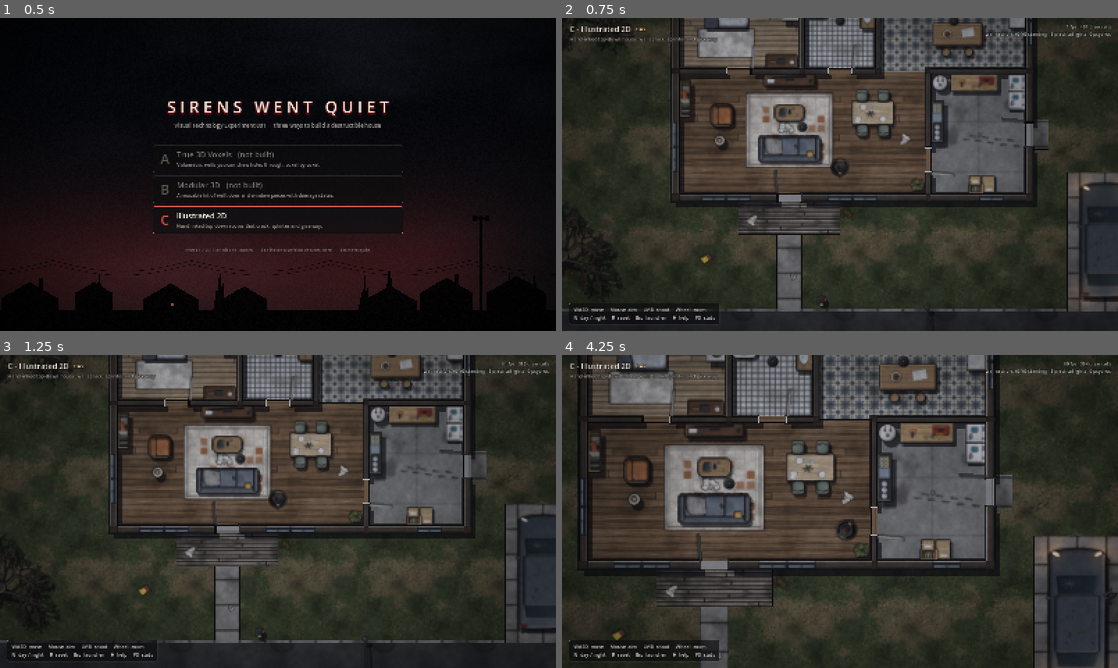
Above: before the commit, frames 1-4 (two rows, left to right).
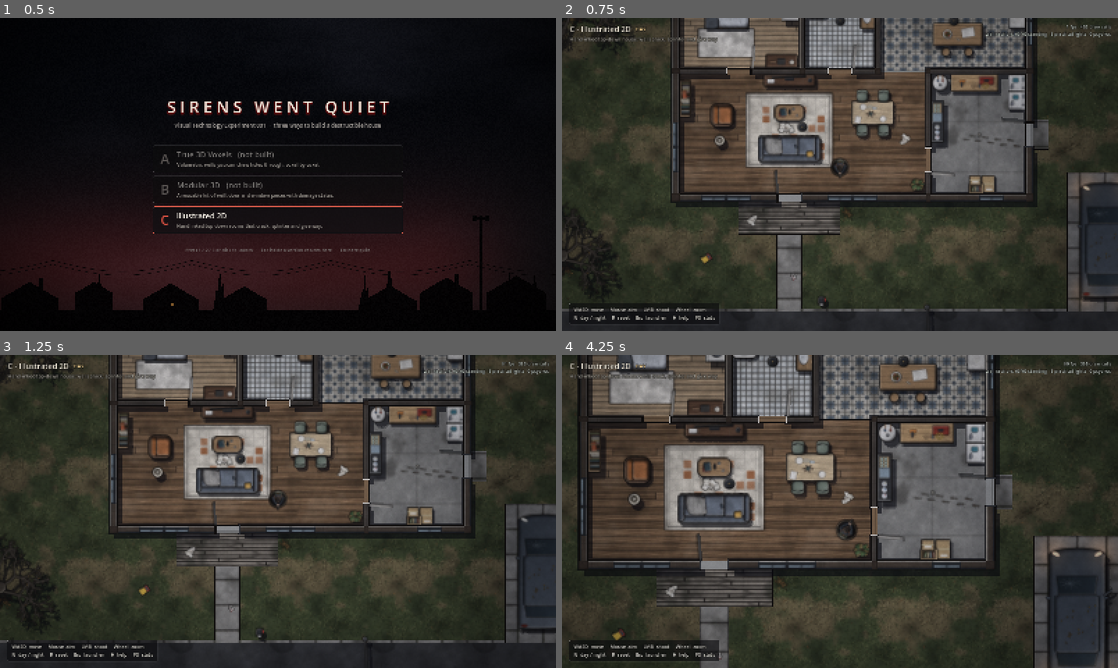
Above: after the commit, the same moments.

Repository: crosenlund79/SirensWentQuiet
Game: Godot game, scene res://src/launcher/launcher.tscn
The game is run twice, just before and just after one commit, with the same random seed, the same clock (stepped at 60 frames per second) and the same inputs.
Inputs (mouse positions are in pixels of both pictures, inside the frame that each line leads up to):
- Up to frame 1 (0.5 s): no input
- Up to frame 2 (0.75 s): click (840, 221) at 0.5 s
- Up to frame 3 (1.25 s): no input
- Up to frame 4 (4.25 s): tap Enter at 1.25 s; move the mouse to (962, 495) at 1.27 s; press the mouse at (962, 495) at 1.28 s; hold D (move_right) 1.28-2.03 s; move the mouse to (728, 527) at 2.02 s; release the mouse at (728, 527) at 2.03 s; hold Escape (back_to_launcher) 2.03-2.75 s; tap N (toggle_day_night) at 2.1 s; click (840, 558) at 2.75 s; move the mouse to (895, 442) at 3.52 s; hold D (move_right) from 3.53 s (still down); hold Mouse wheel up (zoom_in) from 3.53 s (still down)

Frame 1 is identical in both runs. In frame 2, 0.1% of the frame differs, in the area x 25-95%, y 0-12%; in frame 3, 0.1%; in frame 4, 0.5%, in the area x 9-95%, y 0-64%.
Error in both runs: Cannot call method 'set_input_as_handled' on a null value. (res://src/common/demo_hud.gd:105)

Commit message:
Version C: module tests, night readability, clouds, moonlight, collapse scenario
Co-Authored-By: Claude Opus 5.5 <noreply@anthropic.com>
Claude-Session: https://claude.ai/code/session_01HoR6KDjNnKeBhyJgYyUCwz

Diff:
--- a/src/illustrated/fx.gd
+++ b/src/illustrated/fx.gd
@@ -87,7 +87,7 @@
 func impact(pos: Vector2, normal: Vector2, material: String) -> void:
 	match material:
 		"cladding", "wood":
-			_particles(pos, normal, 10, 0.45, Color(0.72, 0.56, 0.36), "splinter", 90.0, 260.0, 0.8, 1.3).spread = 55.0
+			_particles(pos, normal, 14, 0.45, Color(0.72, 0.56, 0.36), "splinter", 90.0, 280.0, 0.35, 0.7).spread = 55.0
 			_particles(pos, normal, 6, 0.7, Color(0.6, 0.55, 0.48, 0.5), "dot", 30.0, 90.0, 0.6, 1.8).spread = 50.0
 			_scatter(pos, normal, 4, [Color(0.74, 0.58, 0.38), Color(0.2, 0.2, 0.22)])
 		"plaster":
@@ -144,7 +144,7 @@
 	dust.spread = 180.0
 	dust.rotation = section.rotation
 	for side in [-1.0, 1.0]:
-		var pl := _particles(c, across * side, 8, 0.7, Color(0.62, 0.48, 0.32), "splinter", 120.0, 300.0, 1.6, 2.6)
+		var pl := _particles(c, across * side, 10, 0.7, Color(0.62, 0.48, 0.32), "splinter", 120.0, 320.0, 0.9, 2.0)
 		pl.spread = 70.0
 	shake.emit(5.0)
 
@@ -246,7 +246,7 @@
 
 	func _draw() -> void:
 		var k := 1.0 - clampf(_t / DUR, 0.0, 1.0)
-		var head := a.lerp(b, clampf(_t / DUR * 3.0, 0.0, 1.0) * 0.0 + 1.0)
+		var head := b
 		var tail := a.lerp(b, clampf(_t / DUR, 0.0, 1.0) * 0.85)
 		draw_line(tail, head, Color(1.0, 0.7, 0.35, 0.35 * k), 5.0)
 		draw_line(tail, head, Color(1.0, 0.93, 0.75, 0.9 * k), 1.6)
--- a/src/illustrated/ill_art.gd
+++ b/src/illustrated/ill_art.gd
@@ -21,6 +21,24 @@
 const Z_ACTORS := -10
 const Z_FX := 0
 const Z_OVERHEAD := 10
+
+## Every logical art name Version C loads ("illustrated/<name>"), grouped as in
+## docs/experiment-001/illustrated.md. Tests check that each one resolves.
+const MANIFEST := {
+	"floors": ["floor_wood", "floor_wood_light", "floor_tile", "floor_kitchen_tile", "floor_concrete", "floor_subfloor",
+		"floor_deck", "ground_grass", "ground_concrete", "ground_asphalt"],
+	"walls": ["wall_ext", "wall_ext_cracked", "wall_ext_broken", "wall_int", "wall_int_cracked", "wall_int_broken",
+		"window", "window_cracked", "window_shattered", "window_broken", "wall_post", "door_leaf", "fence"],
+	"furniture": ["sofa", "armchair", "coffee_table", "tv_stand", "floor_lamp", "bookshelf", "dining_table", "chair", "plant",
+		"rug_living", "rug_bed", "bath_mat", "counter", "sink_counter", "stove", "fridge", "island", "stool", "bed",
+		"nightstand", "wardrobe", "dresser", "bathtub", "toilet", "vanity", "water_heater", "workbench", "washer",
+		"shelves", "boxes"],
+	"props": ["car", "dead_tree", "trash_bin", "mailbox", "streetlight"],
+	"details": ["papers", "shoe", "toy", "mud_trail", "leaves", "ceiling_light", "bulb", "table_lamp"],
+	"debris": ["debris_planks", "debris_plaster", "debris_glass"],
+	"characters": ["player", "psycho_a", "psycho_b", "psycho_a_dead", "psycho_b_dead"],
+	"lights": ["light_soft", "light_cone"],
+}
 
 static var _unshaded: CanvasItemMaterial
 static var _additive: CanvasItemMaterial
--- a/src/illustrated/illustrated_demo.gd
+++ b/src/illustrated/illustrated_demo.gd
@@ -4,7 +4,7 @@
 ## Scene root: builds the world from HousePlan, wires the player, enemies,
 ## gunfire, camera, day/night and the shared HUD, and implements the smoke-test
 ## debug API (plan meters). Extra user args for screenshots:
-##   --scenario=overview|damage|breach|enemies|shooting
+##   --scenario=overview|damage|breach|enemies|shooting|collapse
 ##   --slowmo-at=SECONDS   fire one shot then slow time to 3 % (catches the flash)
 
 const Art := preload("res://src/illustrated/ill_art.gd")
@@ -374,9 +374,18 @@
 			_place_enemy(Vector2(2.4, 10.6), -0.9, true)
 			_place_enemy(Vector2(8.2, 10.4), -PI * 0.6, true)
 			_place_enemy(Vector2(9.0, 5.4), PI * 0.9, true)
-			var d = _place_enemy(Vector2(5.4, 4.95), 0.0, true)
-			d.die(Vector2(0.3, -1.0).normalized())
+			var d = _place_enemy(Vector2(8.7, 7.6), 0.0, true)
+			d.die(Vector2(1.0, -0.25).normalized())
 			_damage("south", 2.5, 2)
+		"collapse":
+			_view_target = 12.0
+			_view_m = 12.0
+			_cam_focus = Vector2(2.2, 3.4)
+			player.global_position = Art.w(Vector2(2.2, 6.4))
+			player.aim_point = Art.w(Vector2(0.62, 4.0))
+			var s = _section_at("mid_west", 1.0)
+			walls.damage_section(s, s.max_hp - 1)
+			_damage("mid_west", 3.4, 4)
 		"shooting":
 			_view_target = 12.5
 			_view_m = 12.5
@@ -386,4 +395,4 @@
 			_damage("south", 8.5, 7)
 			_damage("south", 7.5, 2)
 			_place_enemy(Vector2(10.6, 11.0), -PI * 0.7, true)
-			_place_enemy(Vector2(5.2, 5.4), 0.3, true)
+			_place_enemy(Vector2(5.9, 5.0), 0.6, true)
--- a/src/illustrated/lighting.gd
+++ b/src/illustrated/lighting.gd
@@ -7,17 +7,37 @@
 ## (desaturation, vignette, paper grain). One blend factor drives everything.
 
 const Art := preload("res://src/illustrated/ill_art.gd")
-
-const DAY_AMBIENT := Color(0.79, 0.81, 0.86)
-const NIGHT_AMBIENT := Color(0.15, 0.18, 0.3)
+const Token := preload("res://src/illustrated/token.gd")
+
+const DAY_AMBIENT := Color(0.88, 0.89, 0.92)
+const NIGHT_AMBIENT := Color(0.19, 0.22, 0.36)
 ## kind -> [color, energy, radius m]
 const PRACTICAL := {
 	"floor_lamp": [Color(1.0, 0.74, 0.46), 1.25, 4.6],
 	"table_lamp": [Color(1.0, 0.7, 0.44), 1.1, 3.4],
-	"hood": [Color(1.0, 0.84, 0.62), 1.0, 3.6],
+	"hood": [Color(1.0, 0.84, 0.62), 1.35, 4.6],
 	"ceiling": [Color(0.82, 0.9, 1.0), 1.15, 4.2],
 	"bare_bulb": [Color(1.0, 0.82, 0.5), 1.25, 5.0],
 }
+## Slow cloud shadows drifting over everything by day (multiply, world space).
+const CLOUD_SHADER := """
+shader_type canvas_item;
+render_mode blend_mul, unshaded;
+uniform float strength = 0.2;
+varying vec2 world;
+float hash(vec2 p) { return fract(sin(dot(p, vec2(127.1, 311.7))) * 43758.5453); }
+float vnoise(vec2 p) {
+	vec2 i = floor(p); vec2 f = fract(p); vec2 u = f * f * (3.0 - 2.0 * f);
+	return mix(mix(hash(i), hash(i + vec2(1, 0)), u.x), mix(hash(i + vec2(0, 1)), hash(i + vec2(1, 1)), u.x), u.y);
+}
+void vertex() { world = VERTEX; }
+void fragment() {
+	vec2 p = world / 640.0 + vec2(TIME * 0.018, TIME * 0.011);
+	float n = vnoise(p) * 0.55 + vnoise(p * 2.1 + 3.7) * 0.3 + vnoise(p * 4.3 + 9.1) * 0.15;
+	float c = smoothstep(0.42, 0.78, n) * strength;
+	COLOR = vec4(vec3(1.0) - c * vec3(0.95, 0.9, 0.75), 1.0);
+}
+"""
 const GRADE_SHADER := """
 shader_type canvas_item;
 uniform sampler2D screen_tex : hint_screen_texture, filter_linear;
@@ -49,7 +69,9 @@
 var player
 var lights: Array = []               ## [{light, base, flicker, phase, glow}]
 var hazards: Array[PointLight2D] = []
+var moon: Array[PointLight2D] = []
 var _grade: ShaderMaterial
+var _clouds: ShaderMaterial
 var _t := 0.0
 var _tween: Tween
 
@@ -103,6 +125,36 @@
 			h.energy = 0.0
 			add_child(h)
 			hazards.append(h)
+	# cool moonlight entering through the north and west windows (from the NW)
+	for o in HousePlan.OPENINGS:
+		if o["kind"] != "window" or not (o["wall"] in ["north", "west"]):
+			continue
+		var w := HousePlan.wall_by_id(o["wall"])
+		var mid: float = (o["from"] + o["to"]) * 0.5
+		var p: Vector2 = Vector2(mid - 1.2, w["a"].y - 2.4) if o["wall"] == "north" else Vector2(w["a"].x - 2.4, mid - 1.2)
+		var ml := PointLight2D.new()
+		ml.texture = soft
+		ml.position = Art.w(p)
+		ml.color = Color(0.62, 0.74, 1.0)
+		ml.texture_scale = 1.6
+		ml.energy = 0.0
+		ml.enabled = false
+		ml.shadow_enabled = true
+		ml.shadow_filter = Light2D.SHADOW_FILTER_PCF5
+		ml.shadow_filter_smooth = 2.5
+		ml.shadow_color = Color(0, 0, 0, 0.9)
+		add_child(ml)
+		moon.append(ml)
+	var cloud := Polygon2D.new()
+	cloud.polygon = Art.rect_points(Art.rect(HousePlan.YARD.grow(16.0)))
+	cloud.z_index = Art.Z_FX - 1
+	cloud.z_as_relative = false
+	_clouds = ShaderMaterial.new()
+	var cs := Shader.new()
+	cs.code = CLOUD_SHADER
+	_clouds.shader = cs
+	cloud.material = _clouds
+	add_child(cloud)
 	var layer := CanvasLayer.new()
 	layer.layer = 5
 	add_child(layer)
@@ -137,6 +189,7 @@
 
 func _apply() -> void:
 	var k := amount
+	Token.night_amount = k
 	modulate_node.color = DAY_AMBIENT.lerp(NIGHT_AMBIENT, k)
 	for e in lights:
 		var l: PointLight2D = e["light"]
@@ -151,6 +204,11 @@
 		l.enabled = en > 0.01
 		var g: Sprite2D = e["glow"]
 		g.modulate.a = clampf(en / maxf(e["base"], 0.01), 0.0, 1.0) * 0.9
+	for ml in moon:
+		ml.energy = 0.9 * k
+		ml.enabled = k > 0.01
+	if _clouds != null:
+		_clouds.set_shader_parameter("strength", 0.22 * (1.0 - k))
 	var blink := 1.0 if fmod(_t, 1.1) < 0.45 else 0.0
 	for h in hazards:
 		h.energy = blink * (0.5 + 1.1 * k)
@@ -160,7 +218,7 @@
 		shadow_group.material.set_shader_parameter("opacity", lerpf(0.62, 0.3, k))
 	if _grade != null:
 		_grade.set_shader_parameter("desat", lerpf(0.2, 0.22, k))
-		_grade.set_shader_parameter("vignette", lerpf(0.38, 0.62, k))
+		_grade.set_shader_parameter("vignette", lerpf(0.3, 0.58, k))
 		_grade.set_shader_parameter("tint", Vector3(1.0, 1.0, 1.02).lerp(Vector3(0.95, 0.98, 1.06), k))
 		_grade.set_shader_parameter("grain", lerpf(0.06, 0.08, k))
 
--- a/src/illustrated/token.gd
+++ b/src/illustrated/token.gd
@@ -5,7 +5,14 @@
 
 const Art := preload("res://src/illustrated/ill_art.gd")
 
+## 0 day .. 1 night, set by the lighting module. At night every token gets a
+## faint unshaded copy on top so characters stay readable in the dark.
+static var night_amount := 0.0
+const NIGHT_VISIBILITY := 0.42
+
 var sprite: Sprite2D
+var self_lit: Sprite2D
+var self_lit_strength := 1.0
 var facing := 0.0
 var sway := 0.0        ## extra rotation (radians)
 var bob := 0.0         ## relative scale pulse
@@ -19,6 +26,10 @@
 	add_child(sprite)
 	var tex := Art.tex(tex_name)
 	sprite.texture = tex
+	self_lit = Sprite2D.new()
+	self_lit.texture = tex
+	self_lit.material = Art.unshaded()
+	sprite.add_child(self_lit)
 	if tex != null:
 		_base_scale = size_m * Art.PX_PER_M / tex.get_size().x
 	_apply()
@@ -46,3 +57,5 @@
 	var s := _base_scale * (1.0 + bob)
 	sprite.scale = Vector2(s, s)
 	sprite.modulate = Color.WHITE.lerp(Color(2.6, 2.3, 2.1), _flash)
+	self_lit.modulate = Color(0.5, 0.5, 0.54, night_amount * NIGHT_VISIBILITY * self_lit_strength)
+	self_lit.visible = night_amount > 0.01
--- /dev/null
+++ b/tests/illustrated/test_illustrated.gd
@@ -0,0 +1,128 @@
+extends "res://tests/test_case.gd"
+## Module tests for Version C (illustrated 2D): art manifest, wall layout,
+## destruction contract (collision + nav in the same frame), windows, bashing.
+
+const Art := preload("res://src/illustrated/ill_art.gd")
+const Walls := preload("res://src/illustrated/walls.gd")
+const HouseView := preload("res://src/illustrated/house_view.gd")
+
+
+func _walls() -> Array:
+	var nav := GridNav.new()
+	HousePlan.rasterize_into(nav)
+	var shadows := Node2D.new()
+	add(shadows)
+	var w: Walls = Walls.new()
+	add(w)
+	w.build(nav, shadows)
+	return [w, nav]
+
+
+func test_every_manifest_texture_resolves() -> void:
+	var n := 0
+	for group in Art.MANIFEST:
+		for name in Art.MANIFEST[group]:
+			n += 1
+			check(Art.tex(name) != null, "illustrated/%s resolves to a texture" % name)
+	check(n > 60, "manifest lists the art (%d names)" % n)
+
+
+func test_furniture_art_names_are_in_the_manifest() -> void:
+	var known := []
+	for group in Art.MANIFEST:
+		known.append_array(Art.MANIFEST[group])
+	for f in HousePlan.FURNITURE + HousePlan.PROPS:
+		if HouseView.GROUND_PROPS.has(f["type"]):
+			continue
+		check(HouseView.art_name(f) in known, "%s has art in the manifest" % f["id"])
+
+
+func test_sections_and_posts_cover_every_wall() -> void:
+	var r := _walls()
+	var w: Walls = r[0]
+	check(w.sections.size() > 50, "house split into sections (%d)" % w.sections.size())
+	for wall in HousePlan.WALLS:
+		var horiz := HousePlan.is_horizontal(wall)
+		var lo: float = minf(wall["a"].x, wall["b"].x) if horiz else minf(wall["a"].y, wall["b"].y)
+		var hi: float = maxf(wall["a"].x, wall["b"].x) if horiz else maxf(wall["a"].y, wall["b"].y)
+		var covered := 0.0
+		for s in w.sections:
+			if s.wall["id"] == wall["id"]:
+				covered += s.to_m - s.from_m
+				check(s.to_m - s.from_m <= 1.05, "%s is about 1 m or less" % s.name)
+		for o in HousePlan.openings_on(wall["id"]):
+			if o["kind"] == "door":
+				covered += o["to"] - o["from"]
+		for p in w.posts:
+			if Walls._on_wall(wall, p.get_center()):
+				var a: float = (p.position.x if horiz else p.position.y)
+				var b: float = (p.end.x if horiz else p.end.y)
+				covered += minf(b, hi) - maxf(a, lo)
+		check(absf(covered - (hi - lo)) < 0.01, "%s fully covered by sections, doors and posts (%.2f of %.2f)" % [wall["id"], covered, hi - lo])
+
+
+func test_destroying_a_section_opens_collision_and_nav_at_once() -> void:
+	var r := _walls()
+	var w: Walls = r[0]
+	var nav: GridNav = r[1]
+	var s = null
+	for x in w.sections:
+		if x.wall["id"] == "south" and x.from_m <= 8.5 and x.to_m >= 8.5:
+			s = x
+	check(s != null, "found the south section at x 8.5")
+	if s == null:
+		return
+	var c := nav.cell_of(Vector2(8.5, 9.0))
+	check(nav.get_raw(c) == GridNav.WALL, "nav cell starts as WALL")
+	var hits := 0
+	while not s.removed and hits < 50:
+		s.hit(s.center(), 1, Vector2.DOWN)
+		hits += 1
+	check(s.removed, "section removed after %d hits" % hits)
+	check(hits == s.max_hp, "takes exactly its HP in hits (%d, hp %d)" % [hits, s.max_hp])
+	check(hits >= 8 and hits <= 11, "about Tuning.WALL_SECTION_HP hits for ~1 m (%d)" % hits)
+	check(s.collision_layer == 0, "collision layer cleared in the same frame")
+	check(nav.get_raw(c) == GridNav.OPEN, "nav cell OPEN in the same frame")
+	check(nav.is_walkable(c), "cell walkable once a ~1 m section is gone")
+	var torn := false
+	for nb in s.neighbours:
+		if nb != null and not nb.removed:
+			torn = true
+	check(torn, "a neighbour section remains to show the torn edge")
+
+
+func test_window_glass_breaks_before_the_frame() -> void:
+	var r := _walls()
+	var w: Walls = r[0]
+	var win = null
+	for x in w.sections:
+		if x.kind == "window":
+			win = x
+			break
+	check(win != null, "has window sections")
+	if win == null:
+		return
+	check_eq(win.hit(win.center(), 1, Vector2.DOWN), "glass", "first hit cracks the glass")
+	check_eq(win.glass, 1, "glass cracked")
+	check_eq(win.hit(win.center(), 1, Vector2.DOWN), "glass", "second hit shatters it")
+	check_eq(win.glass, 2, "glass shattered")
+	check_eq(win.hp, win.max_hp, "glass hits do not damage the frame")
+	win.hit(win.center(), 1, Vector2.DOWN)
+	check_eq(win.hp, win.max_hp - 1, "then the window takes damage like a wall")
+
+
+func test_enemy_bash_damages_the_nearest_standing_section() -> void:
+	var r := _walls()
+	var w: Walls = r[0]
+	var target := Vector2(12.5, 9.0)
+	var before := 0
+	var s = null
+	for x in w.sections:
+		if x.wall["id"] == "south" and x.from_m <= 11.5 and x.to_m >= 11.5:
+			s = x
+			before = x.hp
+	var mat := w.bash_at(Vector2(11.5, 9.0), 1, Vector2.UP)
+	check(mat != "none", "a bash lands on a wall (%s)" % mat)
+	check(s != null and s.hp == before - 1, "the section at the swing point lost 1 HP")
+	check_eq(w.bash_at(Vector2(4.5, 9.0) + Vector2(0, 3.0), 1, Vector2.UP), "none", "no wall far from the walls")
+	check(target.x > 0.0, "sanity")
Not shown, added: tests/illustrated/test_illustrated.gd.uid
